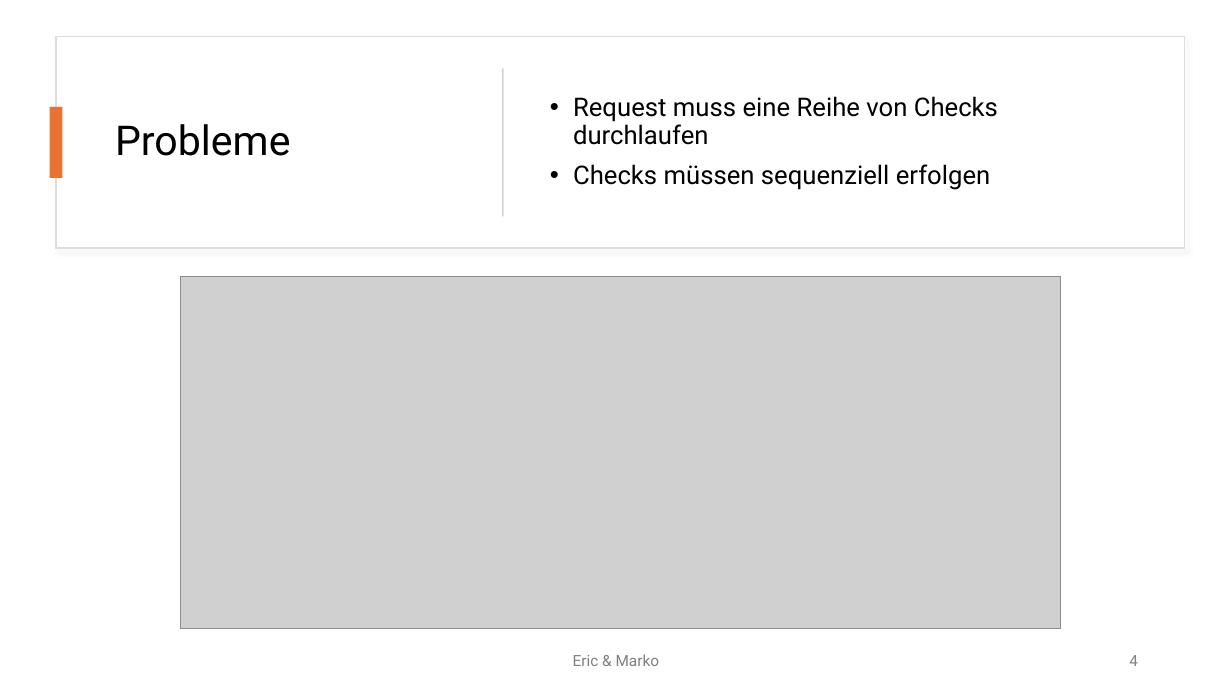
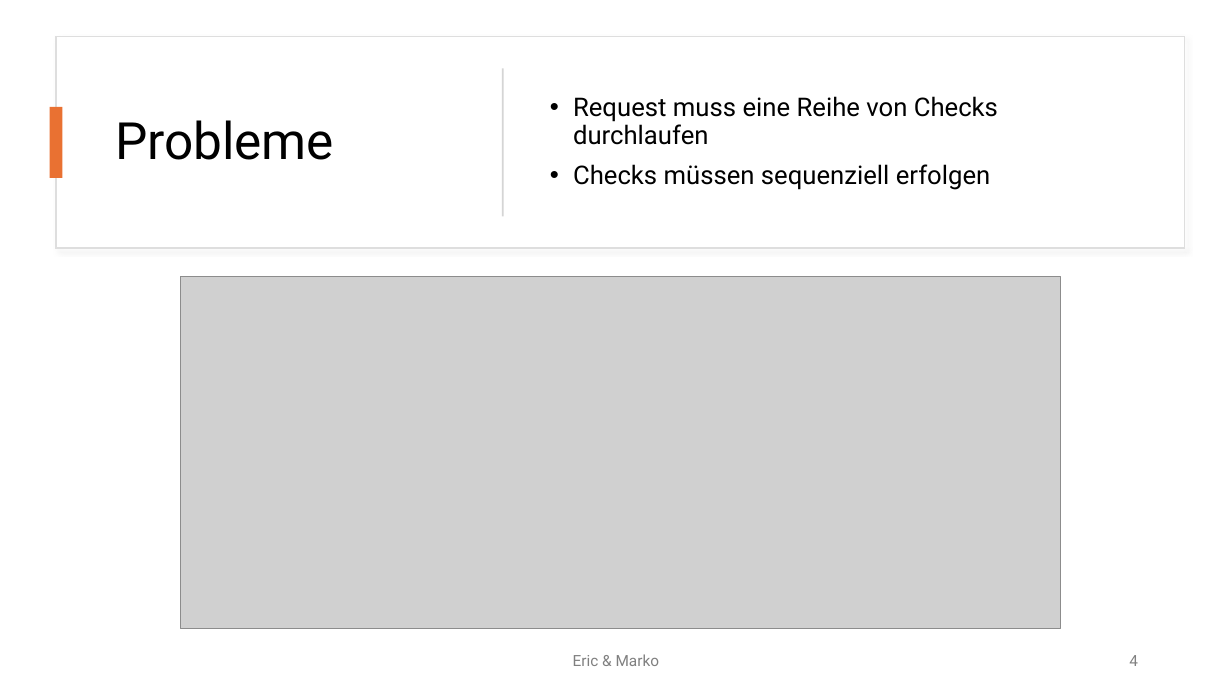
Before and after one commit to sonrotz0815/Chain_of_Responsibility, a slide deck: slide 4 of Präsentation/Chain of Responsibility.pptx. Drawn at 1232x693 pixels with LibreOffice and Linux fonts; fonts in the diff are those of the drawing; grey boxes stand for pictures. Boxes give left, top, right and bottom in pixels: in the first picture for what was removed or moved away, otherwise in the second. Text is boxed around its words. In the diff, an @@ line names an element or a change of style, - is before the commit and + after.

```diff
--- a/Präsentation/Chain of Responsibility.pptx
+++ b/Präsentation/Chain of Responsibility.pptx
@@ title "Probleme" at bbox=[115, 120, 334, 160]: size 32 to 40 pt @@
```
Also in this commit, not shown: 5 other slides changed, 1 other file.
